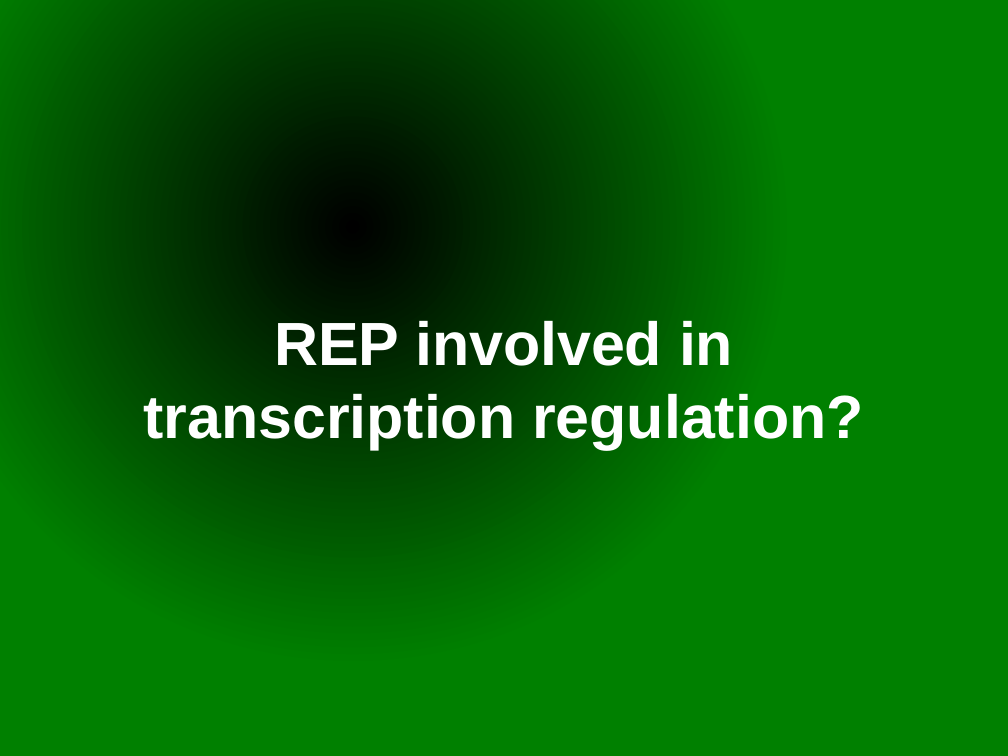
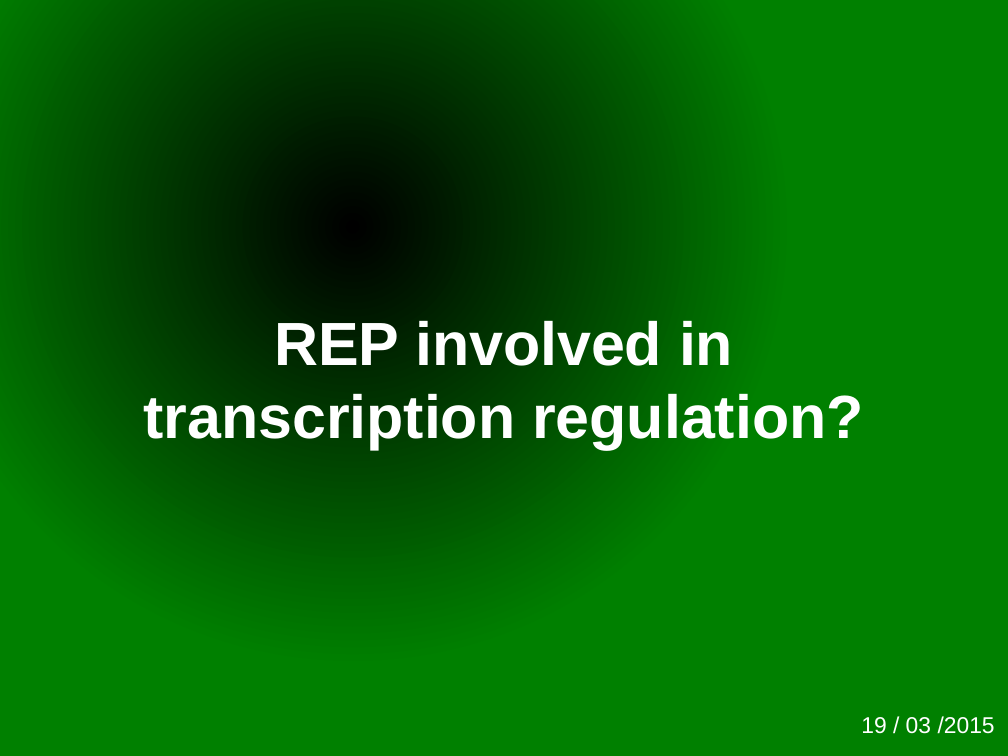
Before and after one commit to mesmeraf/stage_M2, a slide deck: slide 1 of presentations/presentation_labo_03-19.odp. Drawn at 1008x756 pixels with LibreOffice and Linux fonts; fonts in the diff are those of the drawing. Boxes give left, top, right and bottom in pixels: in the first picture for what was removed or moved away, otherwise in the second. Text is boxed around its words. In the diff, an @@ line names an element or a change of style, - is before the commit and + after.

```diff
--- a/presentations/presentation_labo_03-19.odp
+++ b/presentations/presentation_labo_03-19.odp
@@ text added at <box>861,716,995,734</box>, 18 pt, text #FFFFFF @@
+19 / 03 /2015
```
Also in this commit, not shown: 47 other slides changed, 2 other files.
